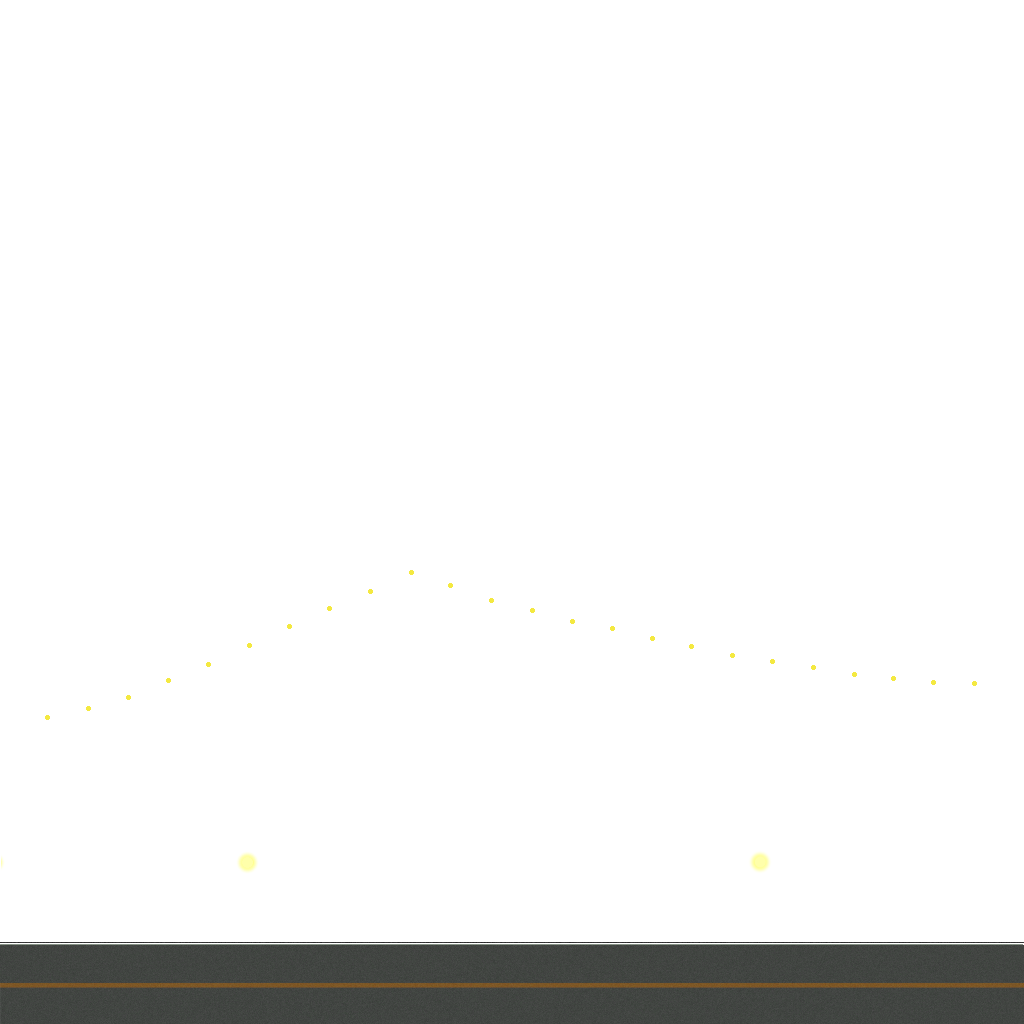
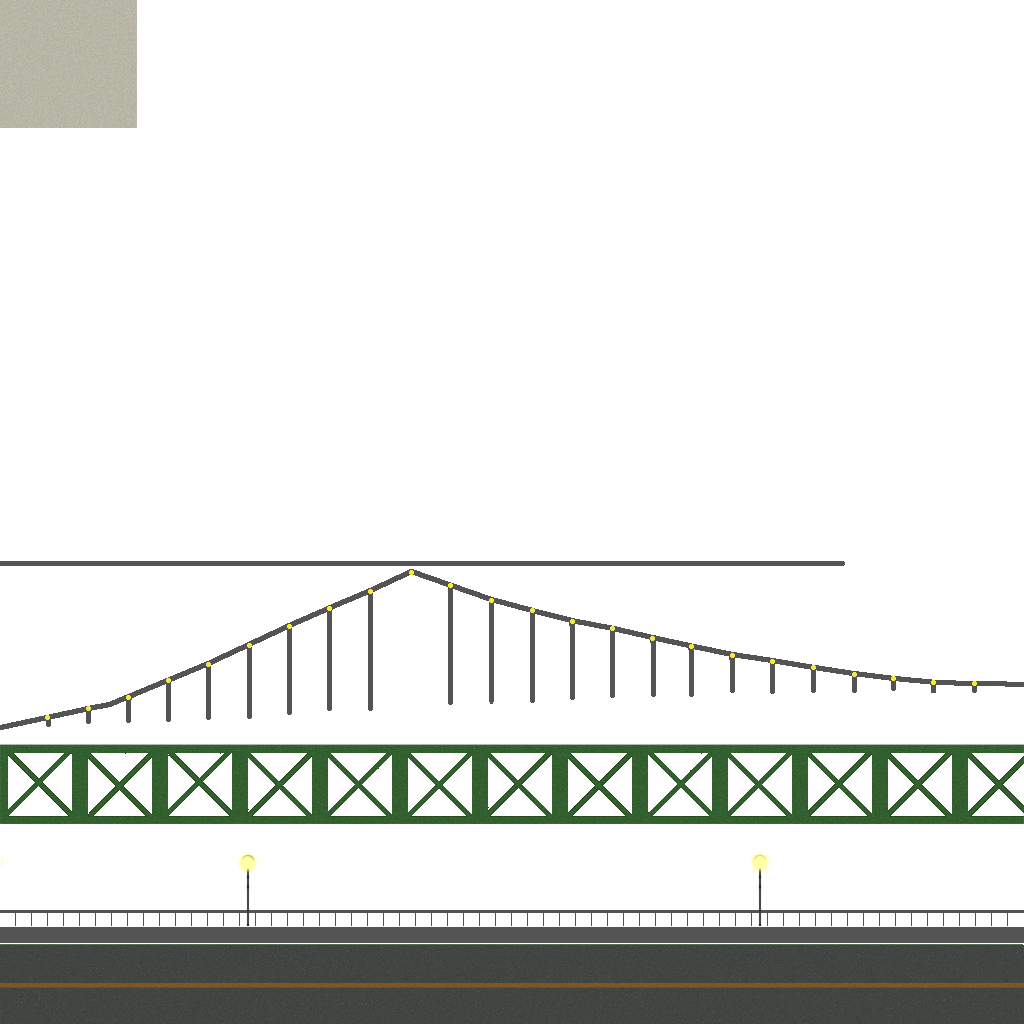
Layers edited between the first and the second 1024x1024 image:
painted on "Lightmap" over [0, 561, 1024, 1024]
showed "Background" over [0, 0, 1024, 1024]
